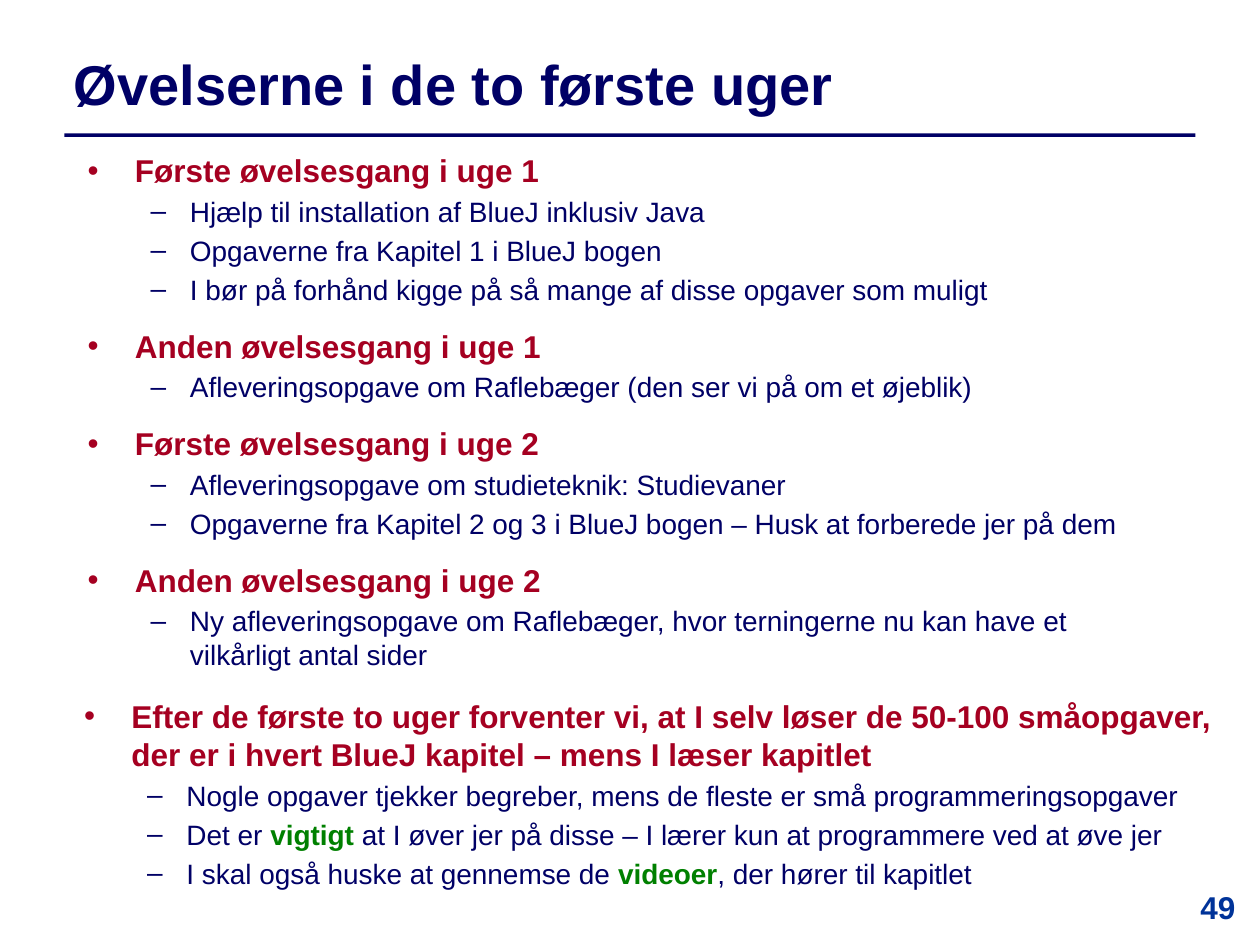
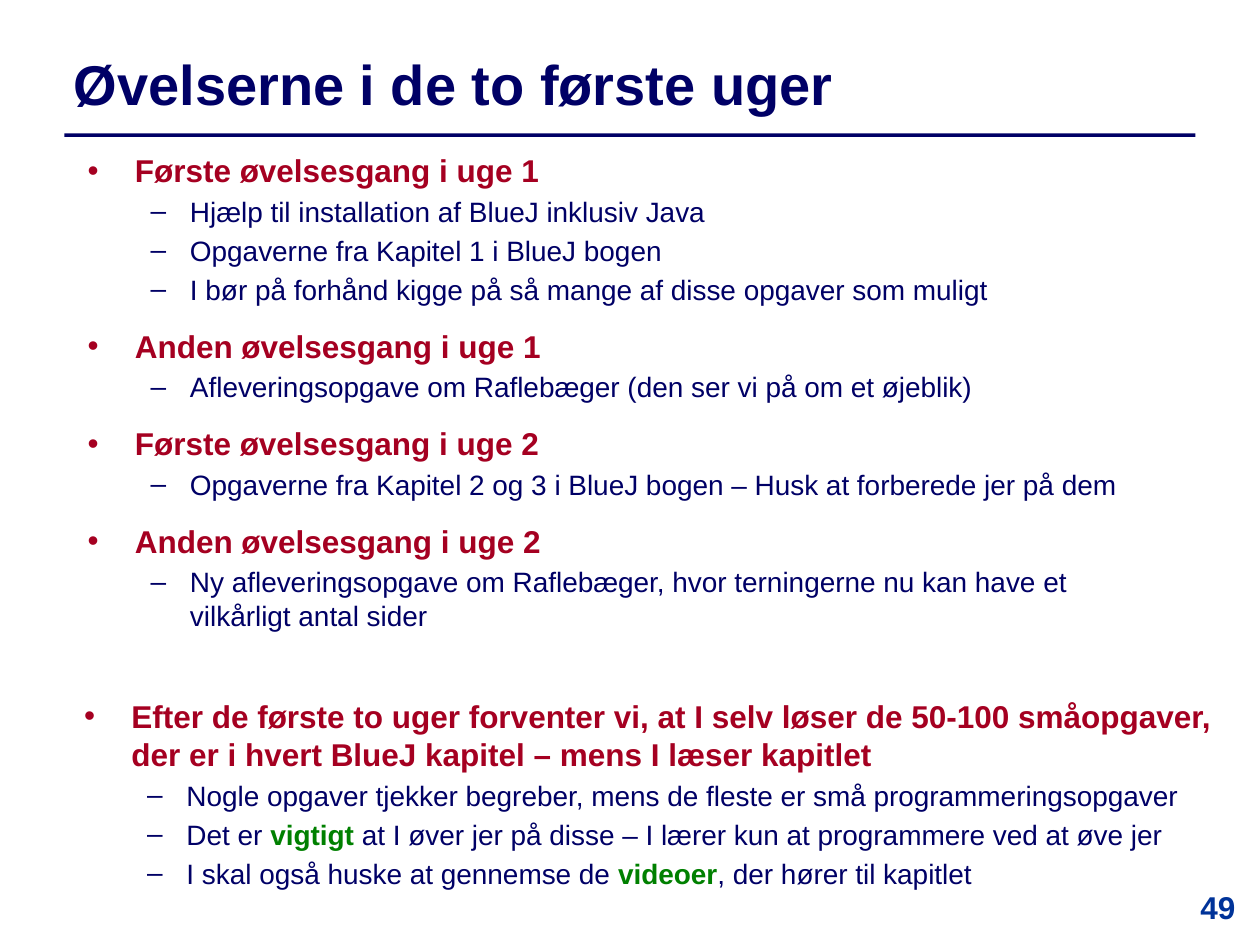
Before and after one commit to IntProgAU/Materiale, a slide deck: slide 49 of web/e23/uge_1a/Slides-Uge1-Mandag.pptx. Drawn at 1260x945 pixels with LibreOffice and Linux fonts; fonts in the diff are those of the drawing. Boxes give left, top, right and bottom in pixels: in the first picture for what was removed or moved away, otherwise in the second. Text is boxed around its words. In the diff, an @@ line names an element or a change of style, - is before the commit and + after.

```diff
--- a/web/e23/uge_1a/Slides-Uge1-Mandag.pptx
+++ b/web/e23/uge_1a/Slides-Uge1-Mandag.pptx
@@ text at box(190, 474, 786, 500): paragraph removed @@
-  – Afleveringsopgave om studieteknik: Studievaner
```
Also in this commit, not shown: 9 other slides changed, 1 other file.
